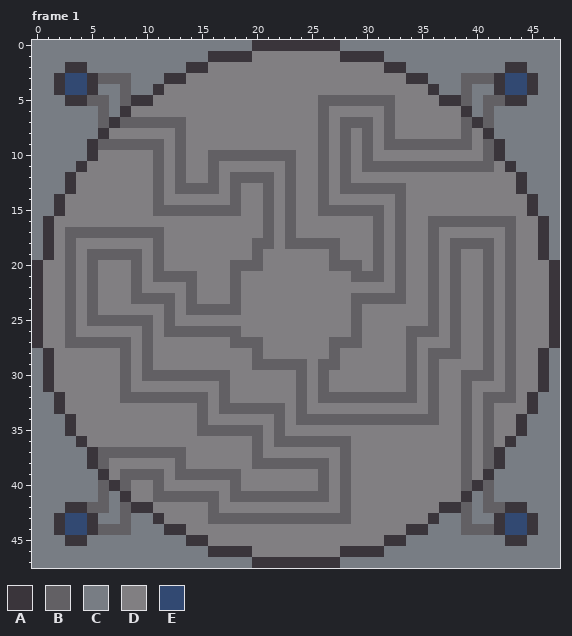
One commit to this pixel-art file: ProjectFiles/Art/Turret_Base.aseprite. Above: the version before the commit.
48x48 pixels, 41 frames. Shown: frame 1. The commit also changed other frames, which this record leaves out.
Palette (. is transparent): A #3a353b  B #626064  C #787d84  D #817f82  E #324972
New version:
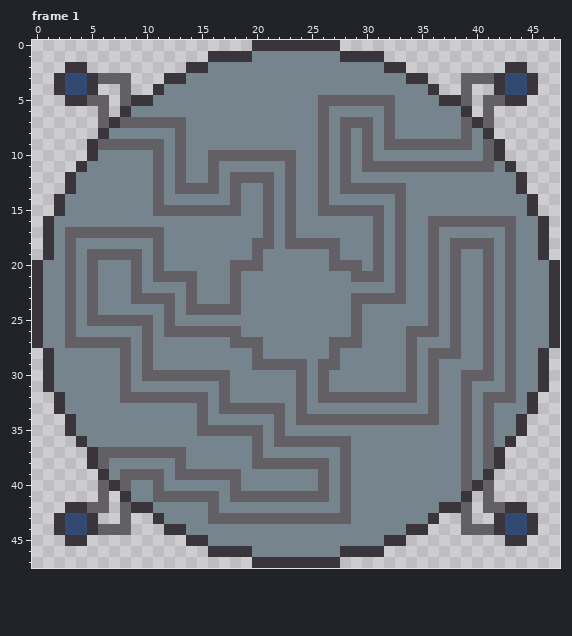
Difference:
Colour D changes from #817f82 to #76848e.
Frame 1:
The author cleared colour C in row 0 at x 0 to 19 and 28 to 47; in row 1 at x 0 to 15 and 32 to 47; in row 2 at x 0 to 2, 5 to 13, 34 to 42 and 45 to 47; in row 3 at x 0 to 1, 9 to 11, 36 to 38 and 46 to 47; in row 4 at x 0 to 1, 6 to 7, 9 to 10, 37 to 38, 40 to 41 and 46 to 47; in row 5 at x 0 to 2, 7, 40 and 45 to 47.
The author cleared colour C in row 6 at x 0 to 5, 7, 40 and 42 to 47; in rows 7 to 8 at x 0 to 5 and 42 to 47; in rows 9 to 10 at x 0 to 4 and 43 to 47; in row 11 at x 0 to 3 and 44 to 47; in rows 12 to 13 at x 0 to 2 and 45 to 47; in rows 14 to 15 at x 0 to 1 and 46 to 47.
The author cleared colour C in rows 16 to 19 at x 0 and 47; in rows 28 to 31 at x 0 and 47; in rows 32 to 33 at x 0 to 1 and 46 to 47; in rows 34 to 35 at x 0 to 2 and 45 to 47; in row 36 at x 0 to 3 and 44 to 47; in rows 37 to 38 at x 0 to 4 and 43 to 47.
The author cleared colour C in rows 39 to 40 at x 0 to 5 and 42 to 47; in row 41 at x 0 to 5, 7, 40 and 42 to 47; in row 42 at x 0 to 2, 7, 40 and 45 to 47; in row 43 at x 0 to 1, 6 to 7, 9 to 10, 37 to 38, 40 to 41 and 46 to 47; in row 44 at x 0 to 1, 9 to 11, 36 to 38 and 46 to 47; in row 45 at x 0 to 2, 5 to 13, 34 to 42 and 45 to 47.
The author cleared colour C in row 46 at x 0 to 15 and 32 to 47; in row 47 at x 0 to 19 and 28 to 47.
Where, in picture pixels (left, top, right, bottom), the same in both pictures:
changed: (32, 40, 560, 568)
